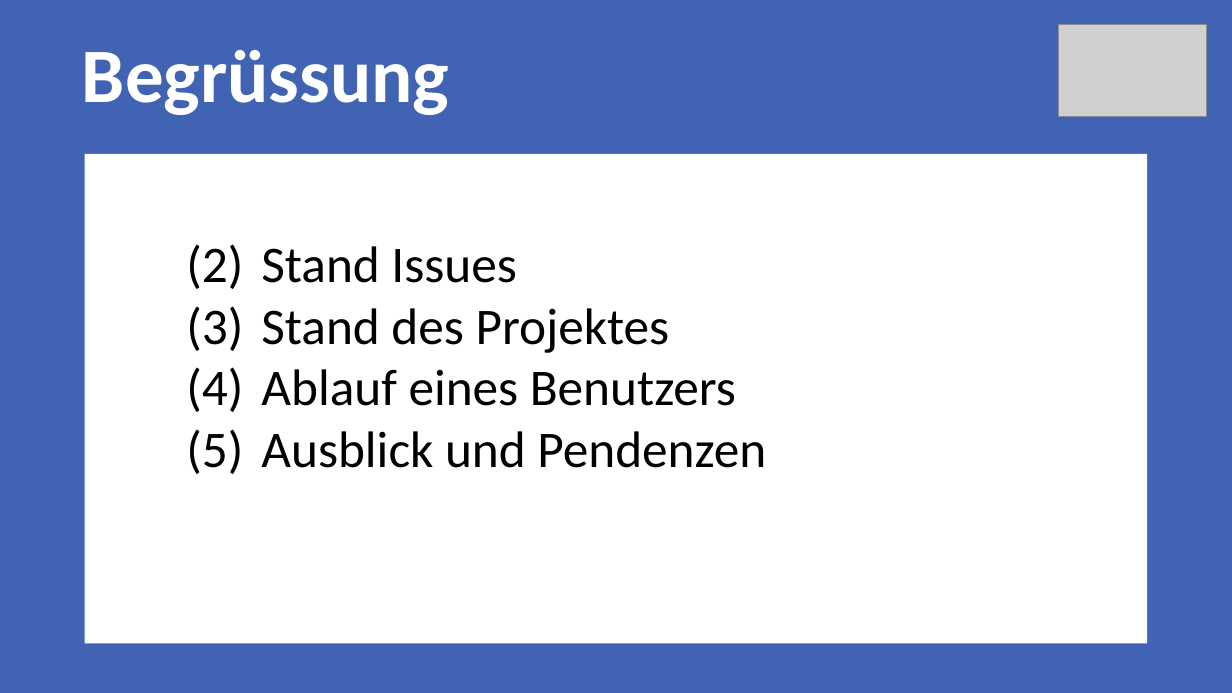
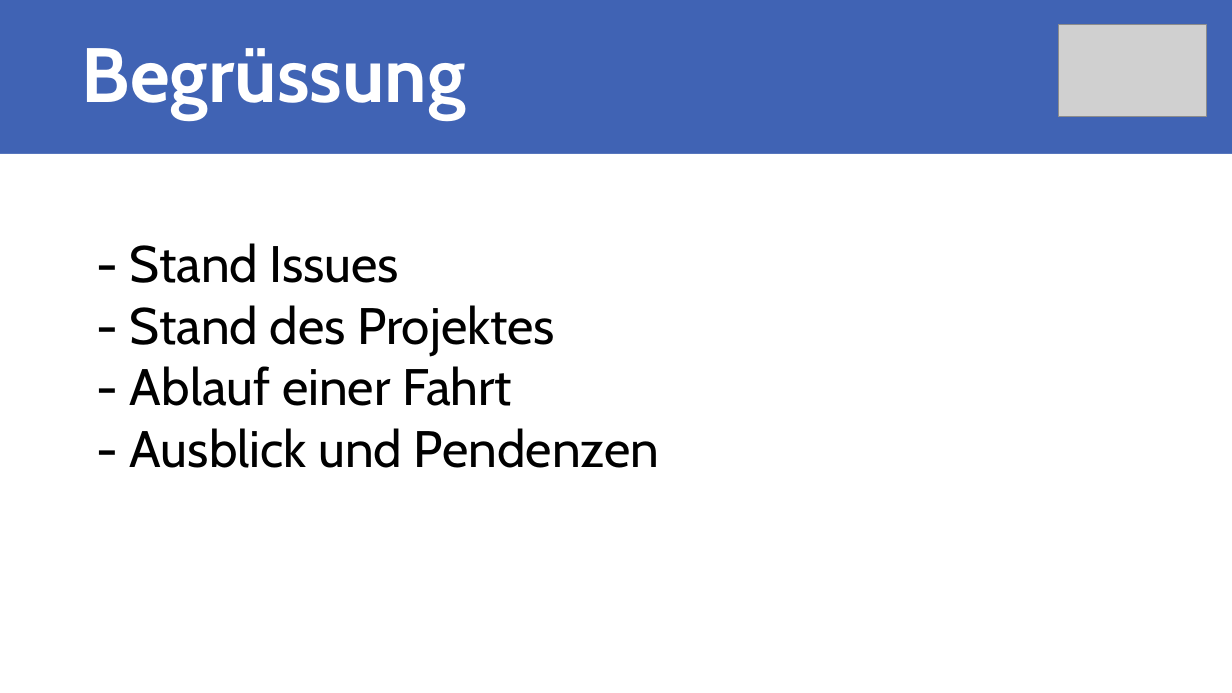
Before and after one commit to Rinc11/FOS, a slide deck: slide 2 of documents/00_Sitzungen/Milestone_3/Meilenstein3.pptx. Drawn at 1232x693 pixels with LibreOffice and Linux fonts; fonts in the diff are those of the drawing; grey boxes stand for pictures. Boxes give left, top, right and bottom in pixels: in the first picture for what was removed or moved away, otherwise in the second. Text is boxed around its words. In the diff, an @@ line names an element or a change of style, - is before the commit and + after.

```diff
--- a/documents/00_Sitzungen/Milestone_3/Meilenstein3.pptx
+++ b/documents/00_Sitzungen/Milestone_3/Meilenstein3.pptx
@@ title "Begrüssung" at [82,48,466,119]: font Calibri to Cabin @@
@@ text "-": place and size @@
-text "-" at [85,154,1148,644]
+text "-" at [0,154,1232,693]
@@ text "-" at [0,154,1232,693]: font Calibri to Cabin in "-" @@
@@ text at [130,243,659,468]: text changed; font Calibri to Cabin @@
-    (2) Stand Issues
-    (3) Stand des Projektes
-    (4) Ablauf eines Benutzers
-    (5) Ausblick und Pendenzen
+    - Stand Issues
+    - Stand des Projektes
+    - Ablauf einer Fahrt
+    - Ausblick und Pendenzen
```
Also in this commit, not shown: 6 other slides changed, 1 slide added, 1 slide removed, 2 other files.
